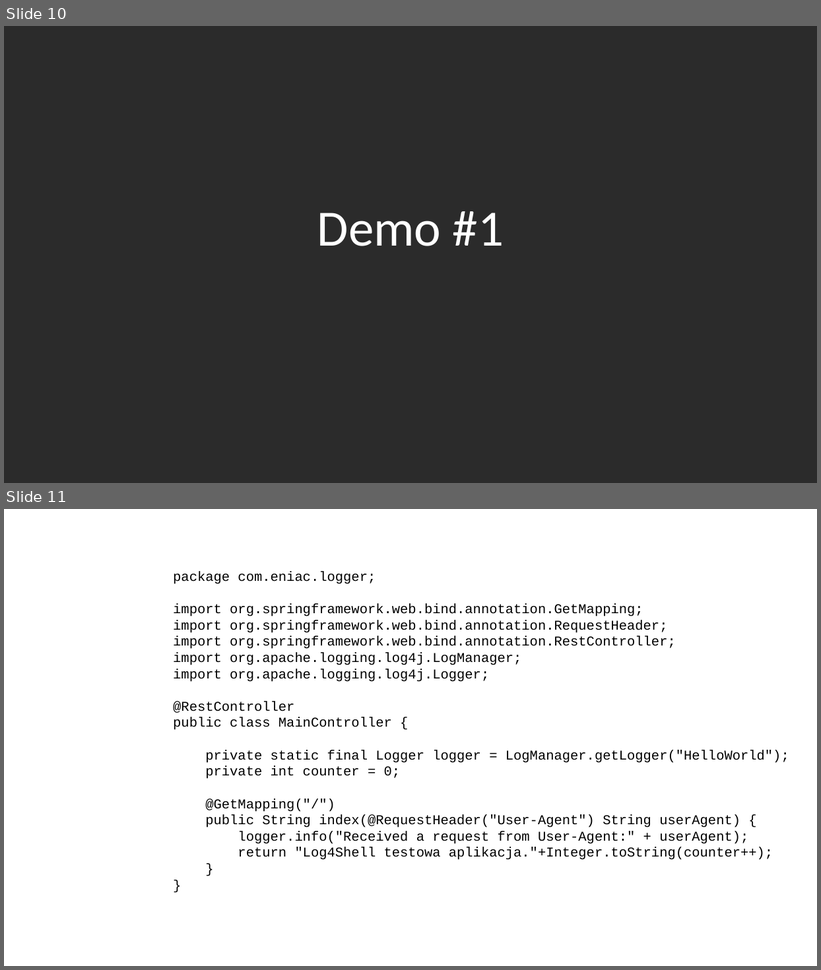
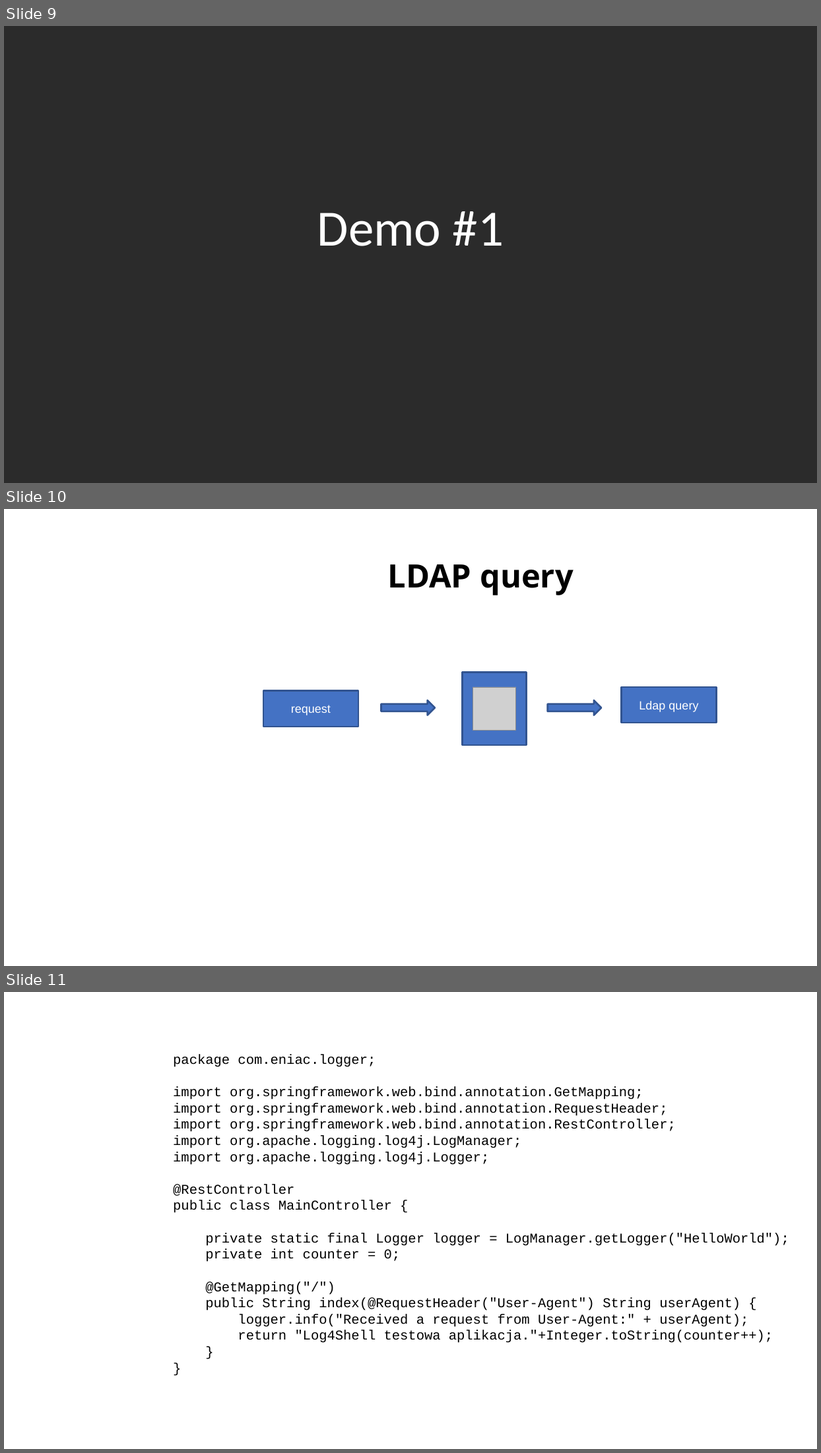
Before and after one commit to sowa-gregory/log4shell, a slide deck: log4shell_admindays.pptx. Shown one above the other, each under a label of ours: slides 10 and 11 before the commit, slides 9, 10 and 11 after it. The pictures are 821x970 and 821x1453 pixels, drawn with LibreOffice and Linux fonts; fonts in the diff are those of the drawing; grey boxes stand for pictures; background and template pictures are left out; a plain dark background stands for a picture behind light text. Boxes give left, top, right and bottom in pixels: in the first picture for what was removed or moved away, otherwise in the second. Text is boxed around its words. In the diff, an @@ line names an element or a change of style, - is before the commit and + after.

```diff
--- a/log4shell_admindays.pptx
+++ b/log4shell_admindays.pptx
@@ slide 10 added at bbox=[4, 509, 817, 966], background picture (left out) @@
@@ title added at bbox=[388, 564, 574, 595], 38 pt, text #000000, bold @@
+LDAP query
@@ rectangle added at bbox=[463, 673, 527, 745], fill #4472C4, outline #325491 2 pt @@
@@ rectangle added at bbox=[263, 691, 358, 727], fill #4472C4, outline #325491 2 pt, 14 pt, text #FFFFFF @@
+request
@@ right arrow added at bbox=[382, 700, 435, 716], fill #4472C4, outline #325491 2 pt @@
@@ picture added at bbox=[473, 687, 516, 730] @@
@@ right arrow added at bbox=[548, 700, 602, 716], fill #4472C4, outline #325491 2 pt @@
@@ rectangle added at bbox=[621, 687, 717, 723], fill #4472C4, outline #325491 2 pt, 14 pt, text #FFFFFF @@
+Ldap query
@@ what was slide 10 is now slide 9 @@
```
Also in this commit, not shown: 8 slides changed, 1 other slide added, 3 slides removed, 3 other files.
